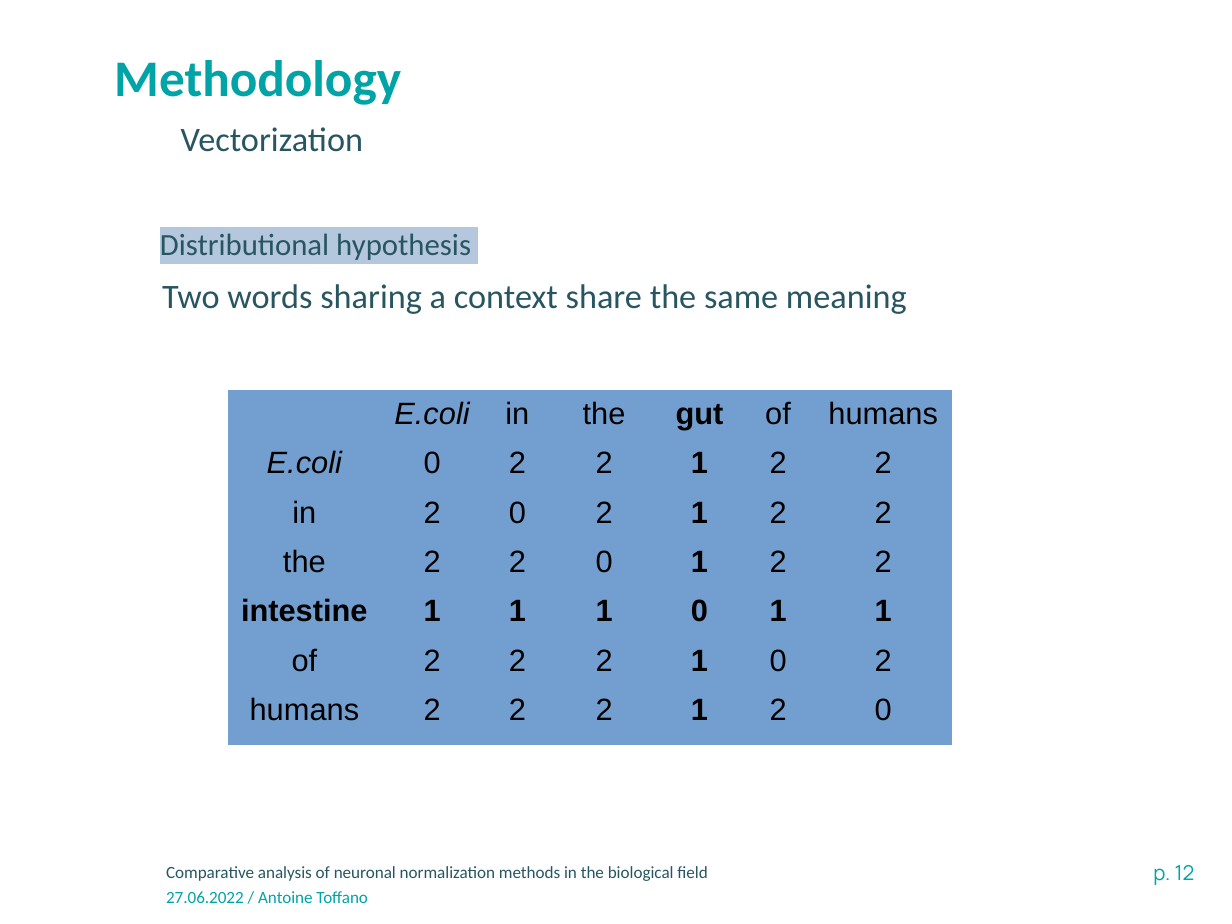
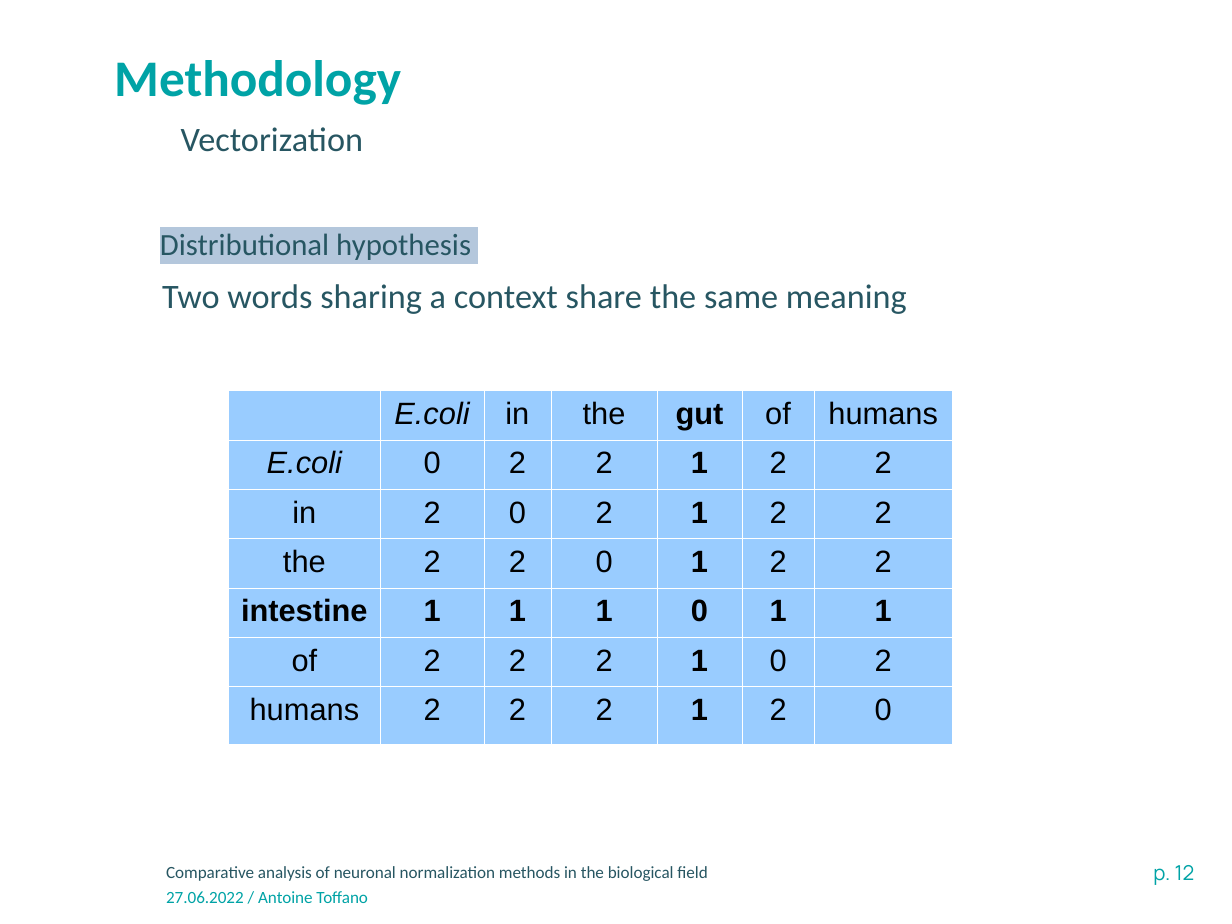
Before and after one commit to atoffano/entity-norm, a slide deck: slide 12 of Presentation-INRAE-format classique.odp. Drawn at 1232x924 pixels with LibreOffice and Linux fonts; fonts in the diff are those of the drawing; background and template pictures are left out. Boxes give left, top, right and bottom in pixels: in the first picture for what was removed or moved away, otherwise in the second. Text is boxed around its words. In the diff, an @@ line names an element or a change of style, - is before the commit and + after.

```diff
--- a/Presentation-INRAE-format classique.odp
+++ b/Presentation-INRAE-format classique.odp
@@ table at bbox=[228, 391, 951, 731] @@
@@ fill #729FCF to #99CCFF in 49 cells @@
@@ borders changed @@
```
Also in this commit, not shown: 3 other slides changed, 2 other files.
